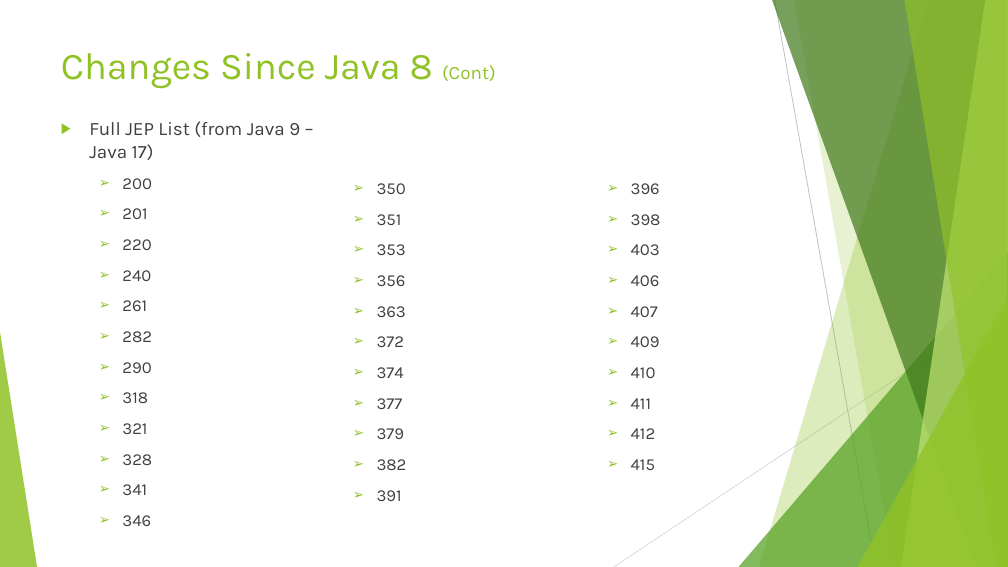
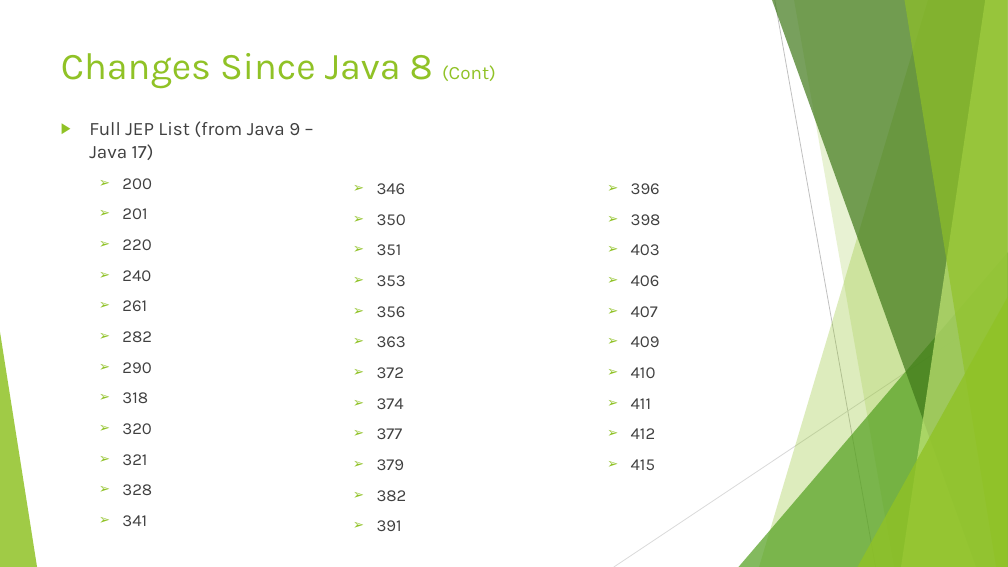
Before and after one commit to Rohan427/Qpid4Graal, a slide deck: slide 15 of doc/reference/Java_17 _Upgrade.pptx. Drawn at 1008x567 pixels with LibreOffice and Linux fonts; fonts in the diff are those of the drawing. Boxes give left, top, right and bottom in pixels: in the first picture for what was removed or moved away, otherwise in the second. Text is boxed around its words. In the diff, an @@ line names an element or a change of style, - is before the commit and + after.

Commit message:
Final version of Java 17 Upgrade PPT

```diff
--- a/doc/reference/Java_17 _Upgrade.pptx
+++ b/doc/reference/Java_17 _Upgrade.pptx
@@ text at bbox=[122, 423, 152, 434]: paragraph added @@
+  ➢ 320
```
Also in this commit, not shown: 7 other slides changed.
